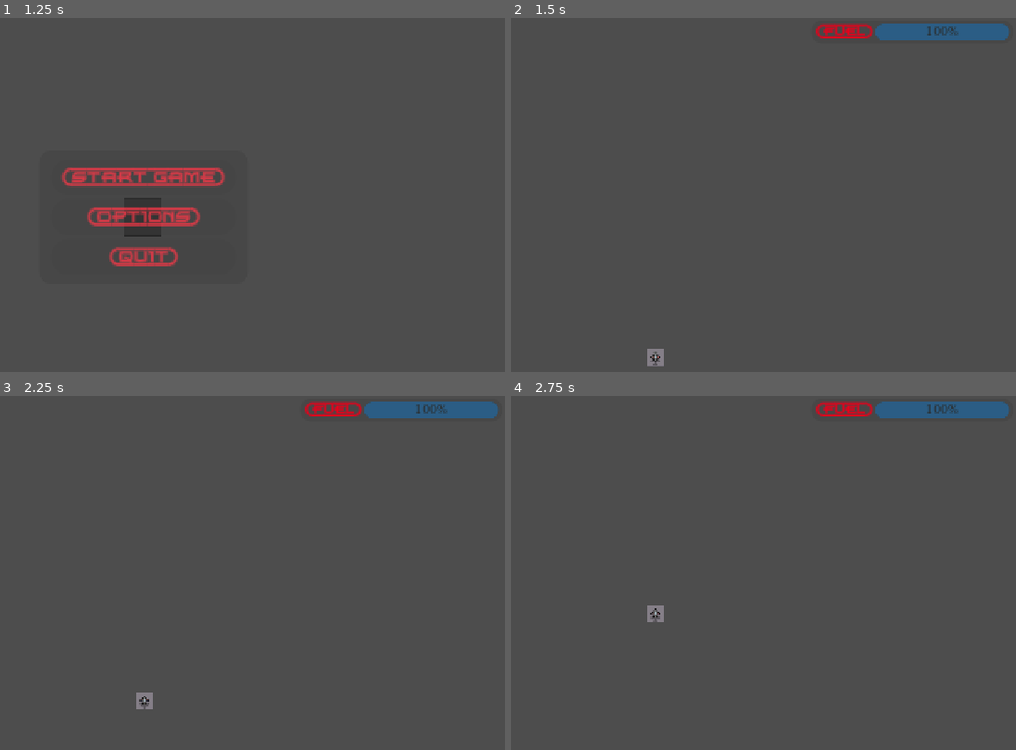
Above: before the commit, frames 1-4 (two rows, left to right).
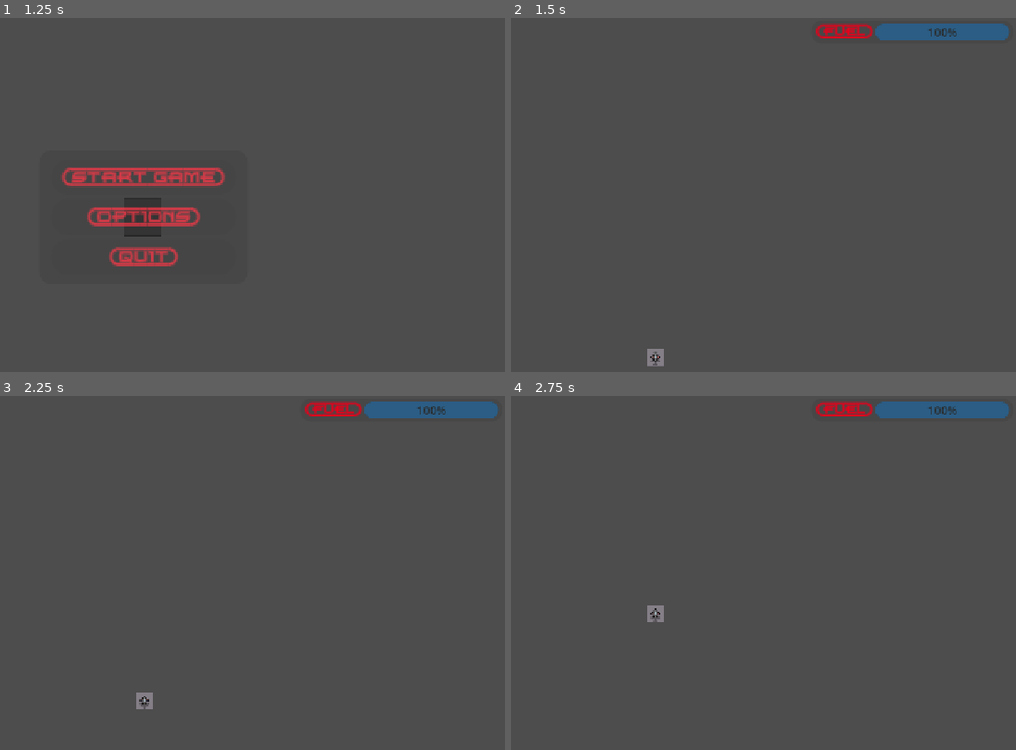
Above: after the commit, the same moments.

Repository: ikostan/SkyLockAssault
Game: Godot game, scene res://scenes/main_menu.tscn
Two runs of this game, one before a commit and one after it. Both use one fixed random seed, a clock stepped at 60 frames per second and the inputs below. Video files are missing from this copy of the repository; at most half a second of black plays in their place.
Inputs:
- Up to frame 1 (1.25 s): tap Enter at 0.5 s; hold D (move_right) from 0.53 s (still down)
- Up to frame 2 (1.5 s): release D (move_right) at 1.25 s; click "{START=GAME}" at 1.25 s
- Up to frame 3 (2.25 s): tap Space at 2 s; hold W (move_backward) from 2.03 s (still down)
- Up to frame 4 (2.75 s): keep holding W (move_backward)

Frame 1 is identical in both runs. In frame 2, less than 0.1% of the frame differs, in the area x 82-89%, y 2-6%; in frame 3, less than 0.1%; in frame 4, less than 0.1%.

Commit message:
Update font resource in main_scene and remove gdUnit4 plugin
Replaced FontFile with FontVariation in main_scene.tscn and updated references accordingly. Removed gdUnit4 editor plugin from project.godot. Updated web export files to reflect these changes.

Diff:
--- a/project.godot
+++ b/project.godot
@@ -35,10 +35,6 @@
 window/size/resizable=false
 window/stretch/mode="canvas_items"
 window/handheld/orientation=6
-
-[editor_plugins]
-
-enabled=PackedStringArray("res://addons/gdUnit4/plugin.cfg")
 
 [gdunit4]
 
--- a/scenes/main_scene.tscn
+++ b/scenes/main_scene.tscn
@@ -12,17 +12,7 @@
 corner_radius_bottom_right = 20
 corner_radius_bottom_left = 20
 
-[sub_resource type="FontFile" id="FontFile_pu3yx"]
-cache/0/20/0/ascent = 0.0
-cache/0/20/0/descent = 0.0
-cache/0/20/0/underline_position = 0.0
-cache/0/20/0/underline_thickness = 0.0
-cache/0/20/0/scale = 1.0
-cache/0/16/0/ascent = 0.0
-cache/0/16/0/descent = 0.0
-cache/0/16/0/underline_position = 0.0
-cache/0/16/0/underline_thickness = 0.0
-cache/0/16/0/scale = 1.0
+[sub_resource type="FontVariation" id="FontVariation_pu3yx"]
 
 [sub_resource type="StyleBoxFlat" id="StyleBoxFlat_gubc5"]
 bg_color = Color(0.6, 0.6, 0.6, 0)
@@ -89,7 +79,7 @@
 accessibility_name = "Fuel"
 accessibility_description = "Fuel Progress Bar"
 theme_override_colors/font_color = Color(0.16565621, 0.16565639, 0.16565683, 1)
-theme_override_fonts/font = SubResource("FontFile_pu3yx")
+theme_override_fonts/font = SubResource("FontVariation_pu3yx")
 theme_override_font_sizes/font_size = 20
 theme_override_styles/background = SubResource("StyleBoxFlat_gubc5")
 theme_override_styles/fill = SubResource("StyleBoxFlat_rt2n2")
Not shown, changed: export/web/index.html
Not shown, changed: export/web/index.pck
